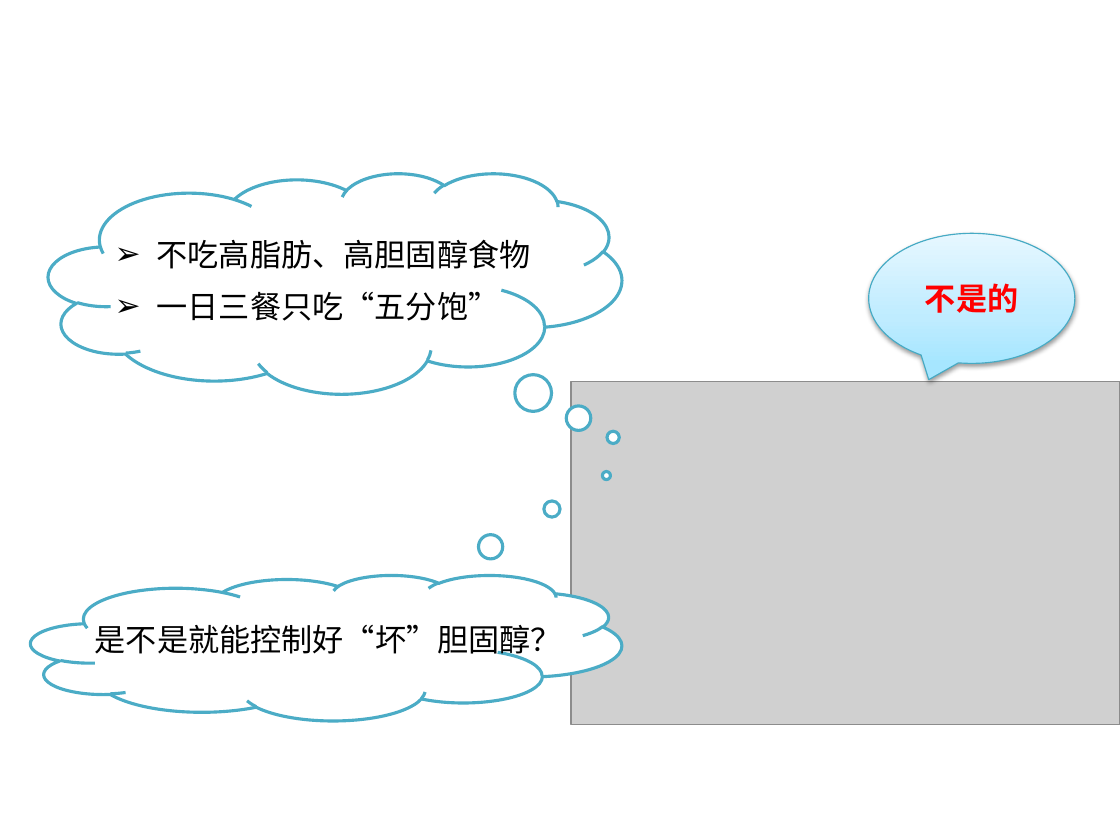
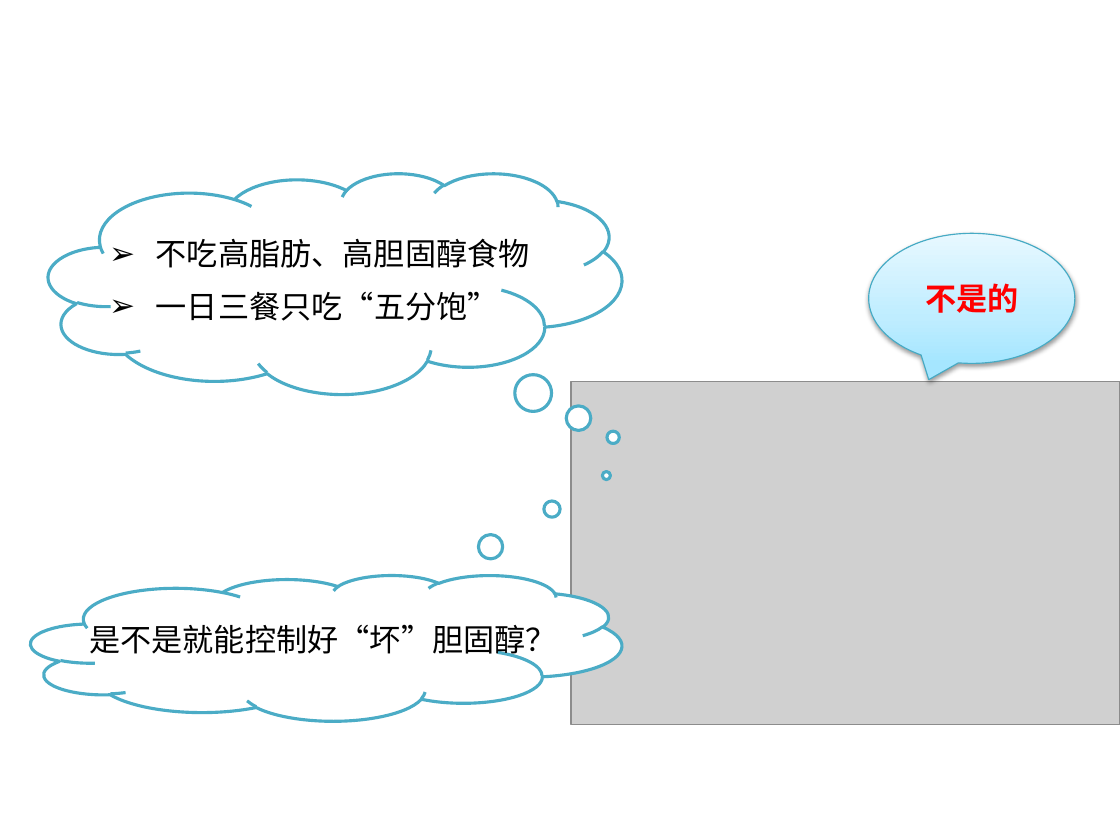
Before and after one commit to 25mi/Public-Share-Resoures, a slide deck: slide 7 of feedback/4.如何降低坏胆固醇？.pptx. Drawn at 1120x840 pixels with LibreOffice and Linux fonts; fonts in the diff are those of the drawing; grey boxes stand for pictures; background and template pictures are left out. Boxes give left, top, right and bottom in pixels: in the first picture for what was removed or moved away, otherwise in the second. Text is boxed around its words. In the diff, an @@ line names an element or a change of style, - is before the commit and + after.

```diff
--- a/feedback/4.如何降低坏胆固醇？.pptx
+++ b/feedback/4.如何降低坏胆固醇？.pptx
@@ thought cloud removed at (48,174,622,394) @@
@@ freeform shape added at (48,174,623,394), fill #FFFFFF, outline #4BACC6 2 pt @@
@@ freeform shape added at (77,185,604,372), outline #4BACC6 2 pt @@
@@ text "不吃高脂肪、高胆固醇食物" at (156,238,530,268): font Arial to Noto Sans CJK SC; indent changed @@
@@ text "一日三餐只吃“五分饱”" at (156,291,499,321): font Arial to Noto Sans CJK SC in "一日三餐只吃“五分饱”"; indent changed @@
@@ freeform shape added at (30,576,622,721), fill #FFFFFF, outline #4BACC6 2 pt @@
@@ thought cloud removed at (31,575,623,720) @@
@@ freeform shape added at (60,582,603,707), outline #4BACC6 2 pt @@
@@ text "是不是就能控制好“坏”胆固醇？" at (89,624,557,659): font Arial to Noto Sans CJK SC in "是不是就能控制好“坏”胆固醇？" @@
```
Also in this commit, not shown: 18 other slides changed, 10 other files.
